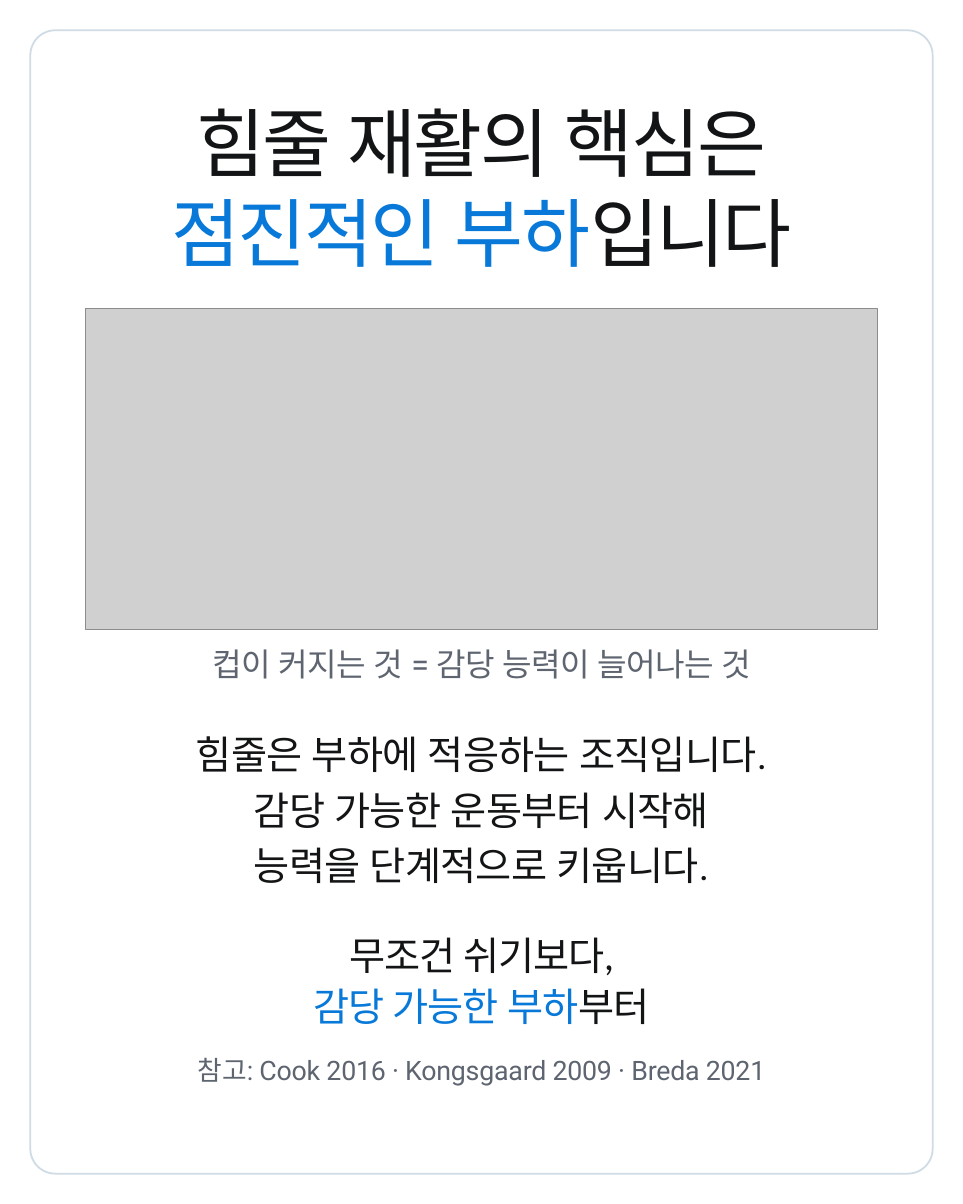
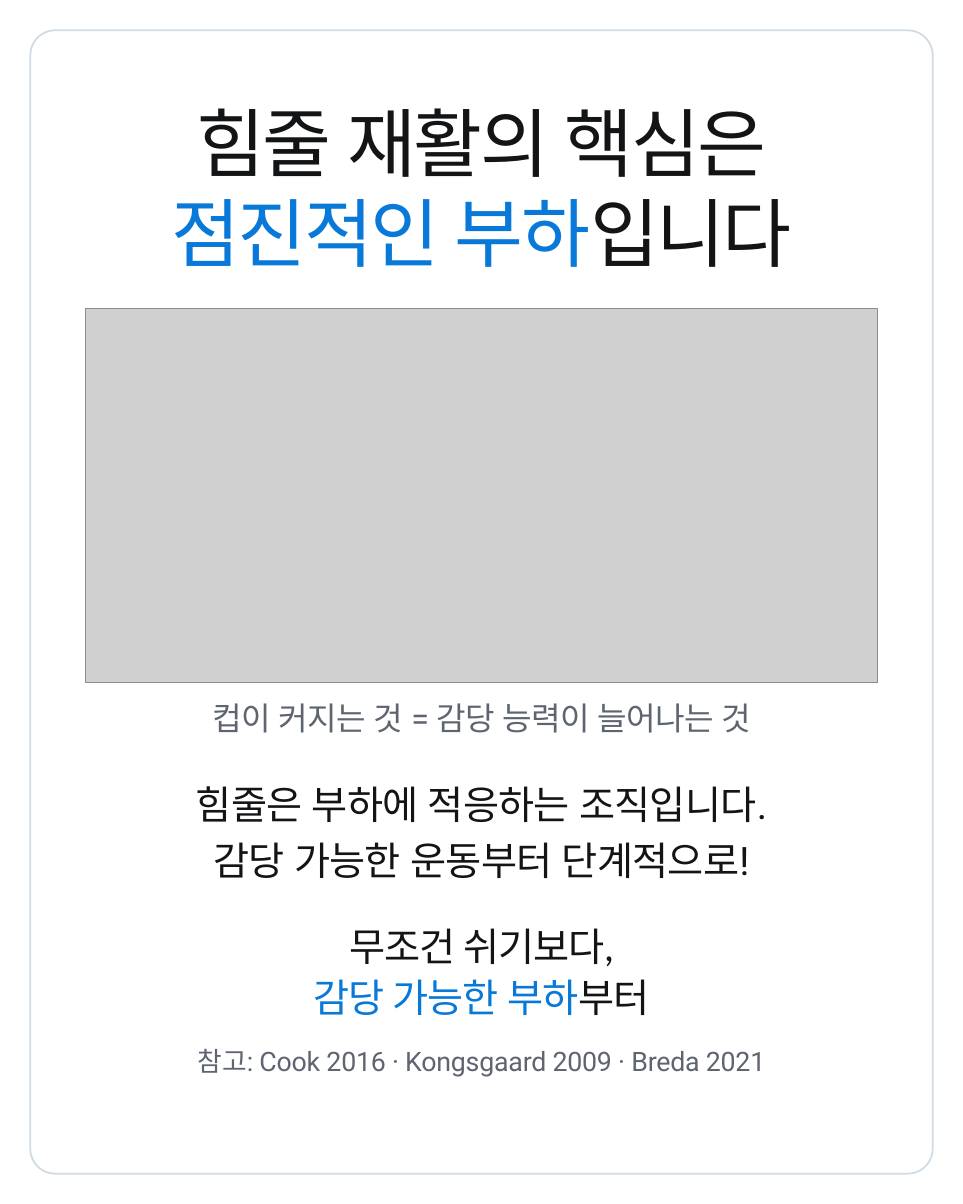
Before and after one commit to js920915-cyber/New-box, a slide deck: slide 3 of content/patellar-tendinopathy-loading/adobe-express/patellar-tendinopathy-loading-express.pptx. Drawn at 963x1204 pixels with LibreOffice and Linux fonts; fonts in the diff are those of the drawing; grey boxes stand for pictures. Boxes give left, top, right and bottom in pixels: in the first picture for what was removed or moved away, otherwise in the second. Text is boxed around its words. In the diff, an @@ line names an element or a change of style, - is before the commit and + after.

```diff
--- a/content/patellar-tendinopathy-loading/adobe-express/patellar-tendinopathy-loading-express.pptx
+++ b/content/patellar-tendinopathy-loading/adobe-express/patellar-tendinopathy-loading-express.pptx
@@ picture: place and size @@
-picture at bbox=[86, 308, 877, 629]
+picture at bbox=[86, 308, 877, 683]
@@ text "컵이 커지는 것 = 감당 ...": place and size @@
-text "컵이 커지는 것 = 감당 ..." at bbox=[212, 649, 751, 679]
+text "컵이 커지는 것 = 감당 ..." at bbox=[212, 703, 751, 733]
@@ text "힘줄은 부하에 적응하는 조직입니다.": place and size @@
-text "힘줄은 부하에 적응하는 조직입니다." at bbox=[196, 736, 767, 772]
+text "힘줄은 부하에 적응하는 조직입니다." at bbox=[196, 786, 767, 822]
@@ text at bbox=[214, 842, 750, 878]: text changed @@
-감당 가능한 운동부터 시작해
+감당 가능한 운동부터 단계적으로!
@@ text removed at bbox=[254, 847, 710, 883] @@
-능력을 단계적으로 키웁니다.
@@ 3 texts: place and size @@
-3 texts at bbox=[198, 937, 765, 1086]
+3 texts at bbox=[198, 928, 765, 1077]
```
Also in this commit, not shown: 1 other slide changed, 25 other files.
